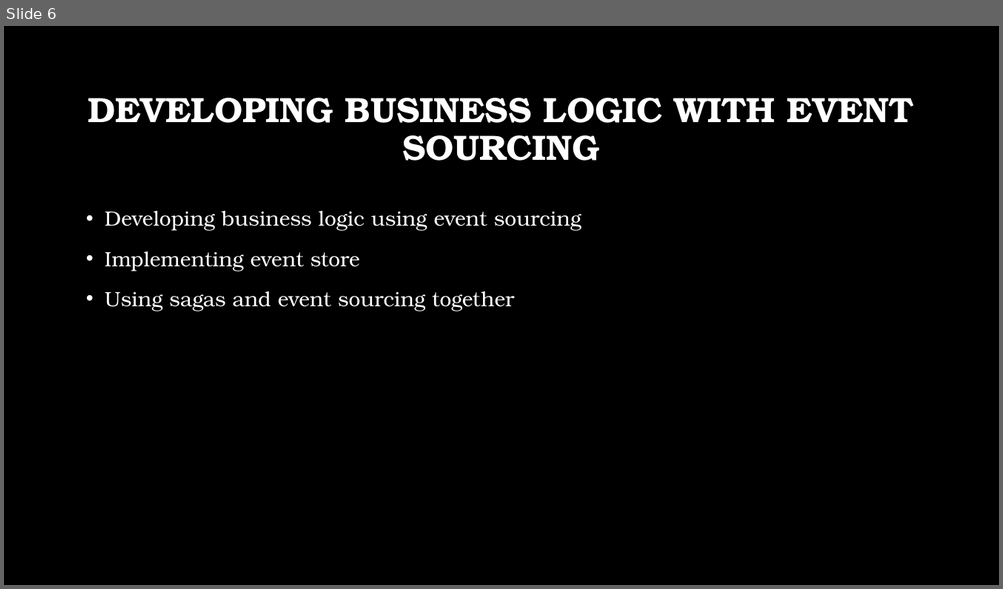
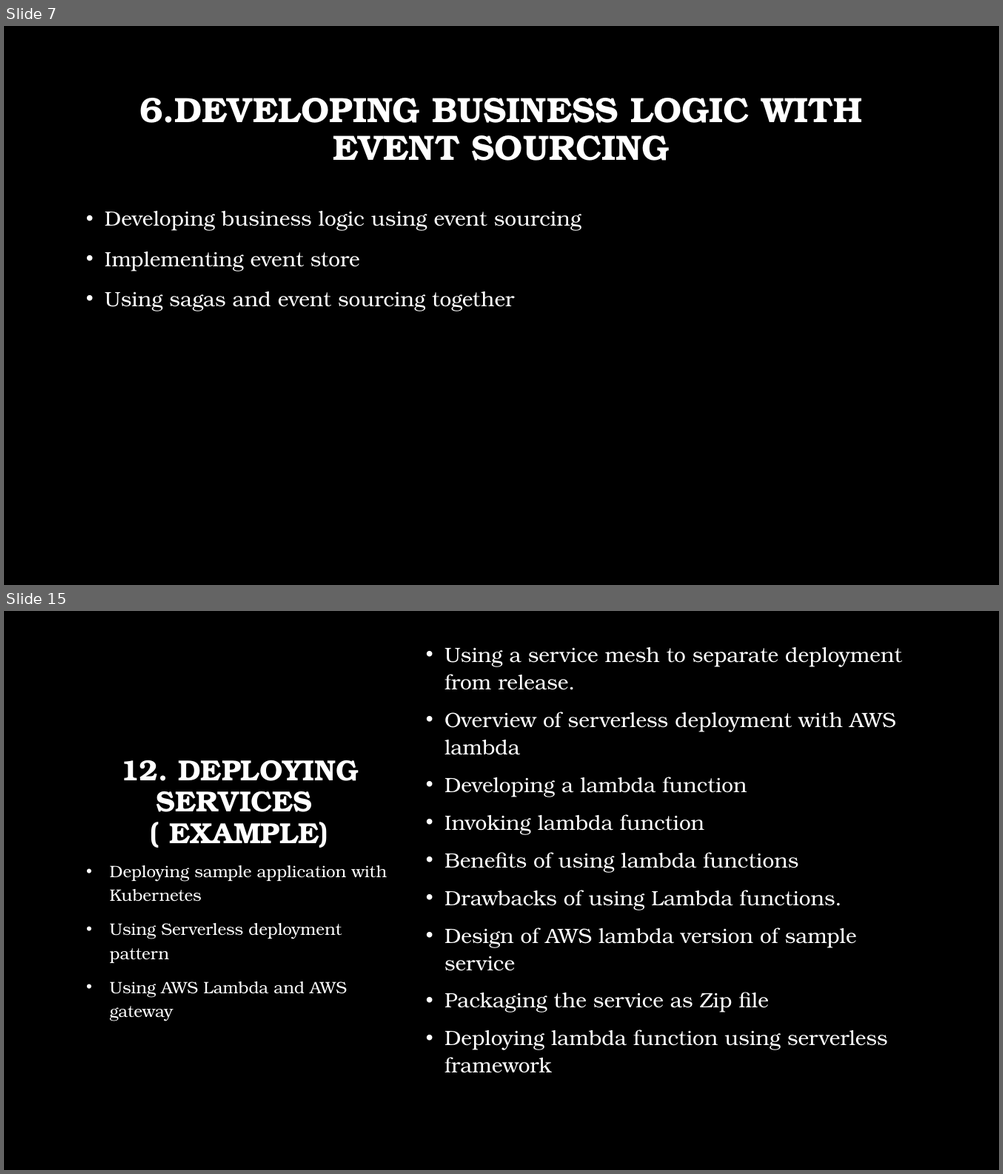
Before and after one commit to BharadwajMamidisetti/m5s8, a slide deck: docs/presentations/Microservices.pptx. Shown one above the other, each under a label of ours: slide 6 before the commit, slides 7 and 15 after it; the slides between them are not shown. The pictures are 1003x589 and 1003x1174 pixels, drawn with LibreOffice and Linux fonts; fonts in the diff are those of the drawing; background and template pictures are left out. Boxes give left, top, right and bottom in pixels: in the first picture for what was removed or moved away, otherwise in the second. Text is boxed around its words. In the diff, an @@ line names an element or a change of style, - is before the commit and + after.

```diff
--- a/docs/presentations/Microservices.pptx
+++ b/docs/presentations/Microservices.pptx
@@ slide 15 added at <box>4,611,999,1170</box>, background picture (left out) @@
@@ text added at <box>444,647,902,1073</box>, 20 pt, text #FFFFFF @@
+• Using a service mesh to separate deployment from release.
+• Overview of serverless deployment with AWS lambda
+• Developing a lambda function
+• Invoking lambda function
+• Benefits of using lambda functions
+• Drawbacks of using Lambda functions.
+• Design of AWS lambda version of sample service
+• Packaging the service as Zip file
+• Deploying lambda function using serverless framework
@@ title added at <box>120,760,358,848</box>, 28 pt, text #FFFFFF, bold @@
+12. DEPLOYING SERVICES
+( EXAMPLE)
@@ text added at <box>110,866,387,1022</box>, 16 pt, text #FFFFFF @@
+• Deploying sample application with Kubernetes
+• Using Serverless deployment pattern
+• Using AWS Lambda and AWS gateway
@@ what was slide 6 is now slide 7 @@
@@ slide 7 changed as well @@
@@ title at <box>139,98,862,161</box>: text changed @@
-DEVELOPING BUSINESS LOGIC WITH EVENT SOURCING
+6.DEVELOPING BUSINESS LOGIC WITH EVENT SOURCING
```
Also in this commit, not shown: 4 other slides changed, 11 other slides added.
